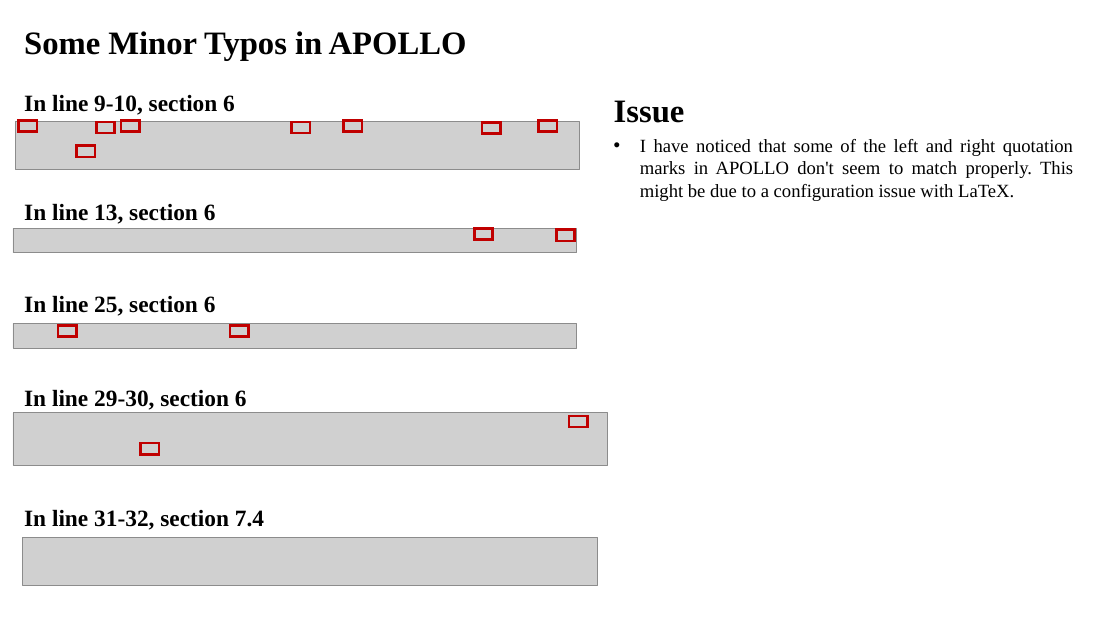
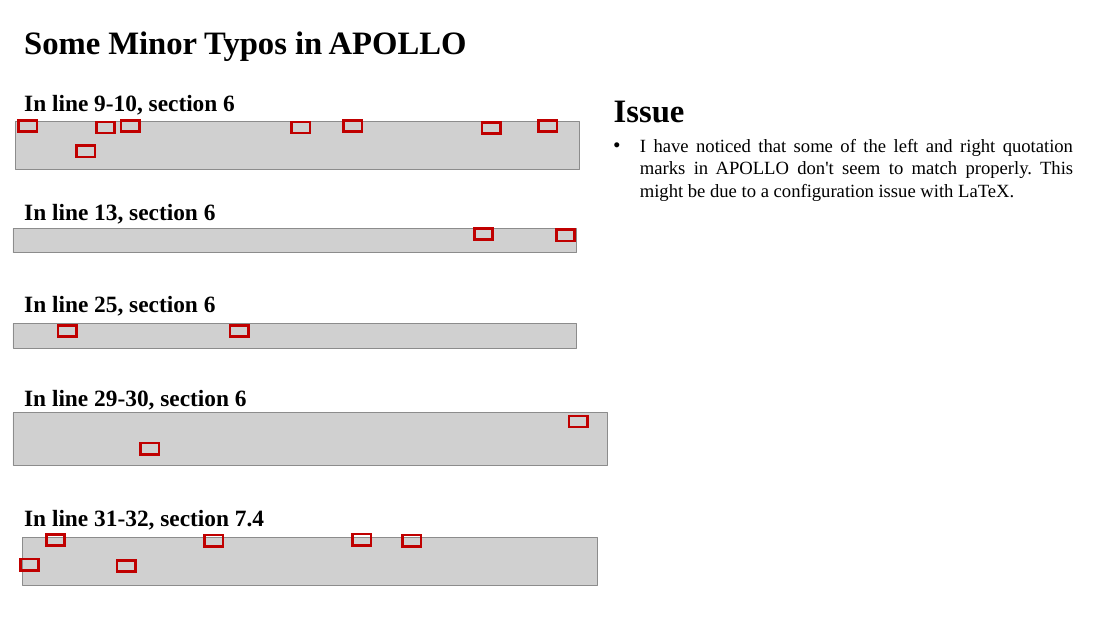
Before and after one commit to GuohaoDai/guohaodai.github.io, a slide deck: slide 2 of files/zhiyao/minor_issues.pptx. Drawn at 1120x630 pixels with LibreOffice and Linux fonts; fonts in the diff are those of the drawing; grey boxes stand for pictures. Boxes give left, top, right and bottom in pixels: in the first picture for what was removed or moved away, otherwise in the second. Text is boxed around its words. In the diff, an @@ line names an element or a change of style, - is before the commit and + after.

```diff
--- a/files/zhiyao/minor_issues.pptx
+++ b/files/zhiyao/minor_issues.pptx
@@ rectangle added at [46, 534, 65, 545], outline #C00000 2.25 pt @@
@@ rectangle added at [204, 535, 223, 546], outline #C00000 2.25 pt @@
@@ rectangle added at [353, 534, 371, 545], outline #C00000 2.25 pt @@
@@ rectangle added at [402, 535, 421, 546], outline #C00000 2.25 pt @@
@@ rectangle added at [20, 560, 39, 571], outline #C00000 2.25 pt @@
@@ rectangle added at [117, 560, 135, 571], outline #C00000 2.25 pt @@
```
Also in this commit, not shown: 1 other file.
